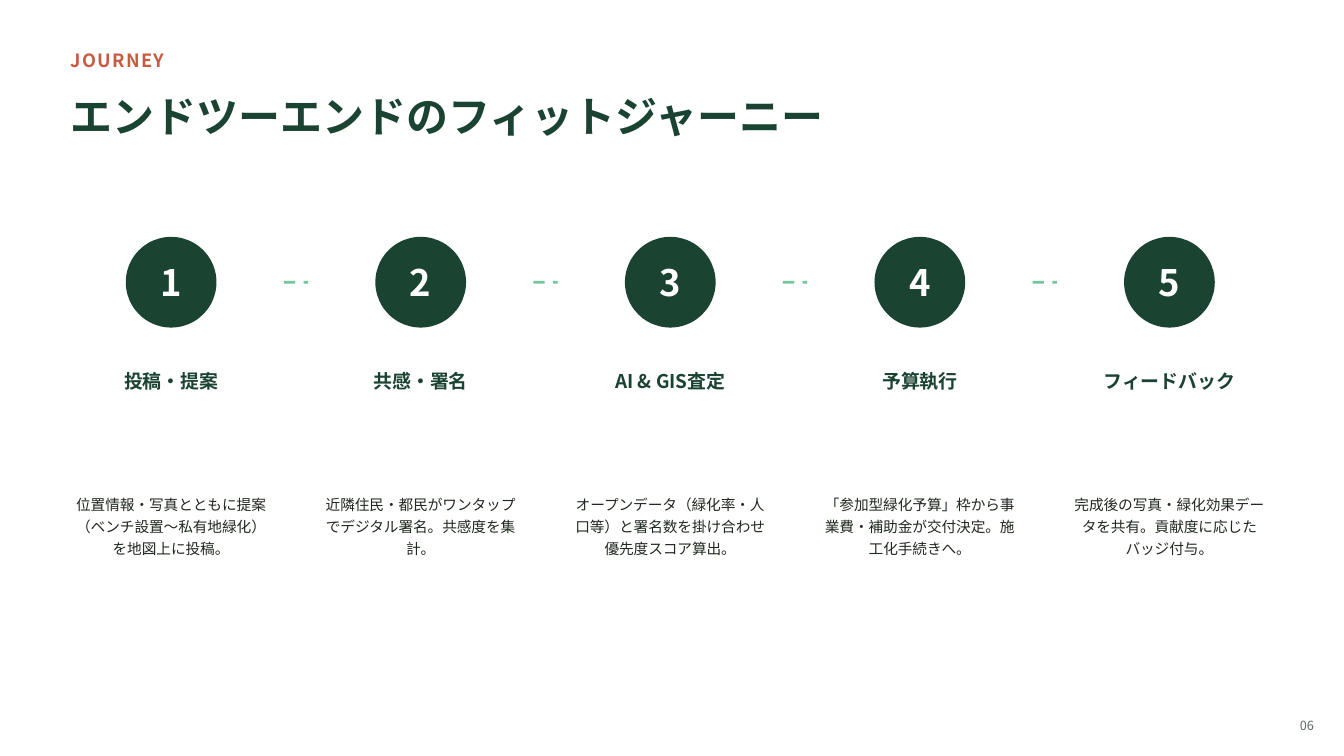
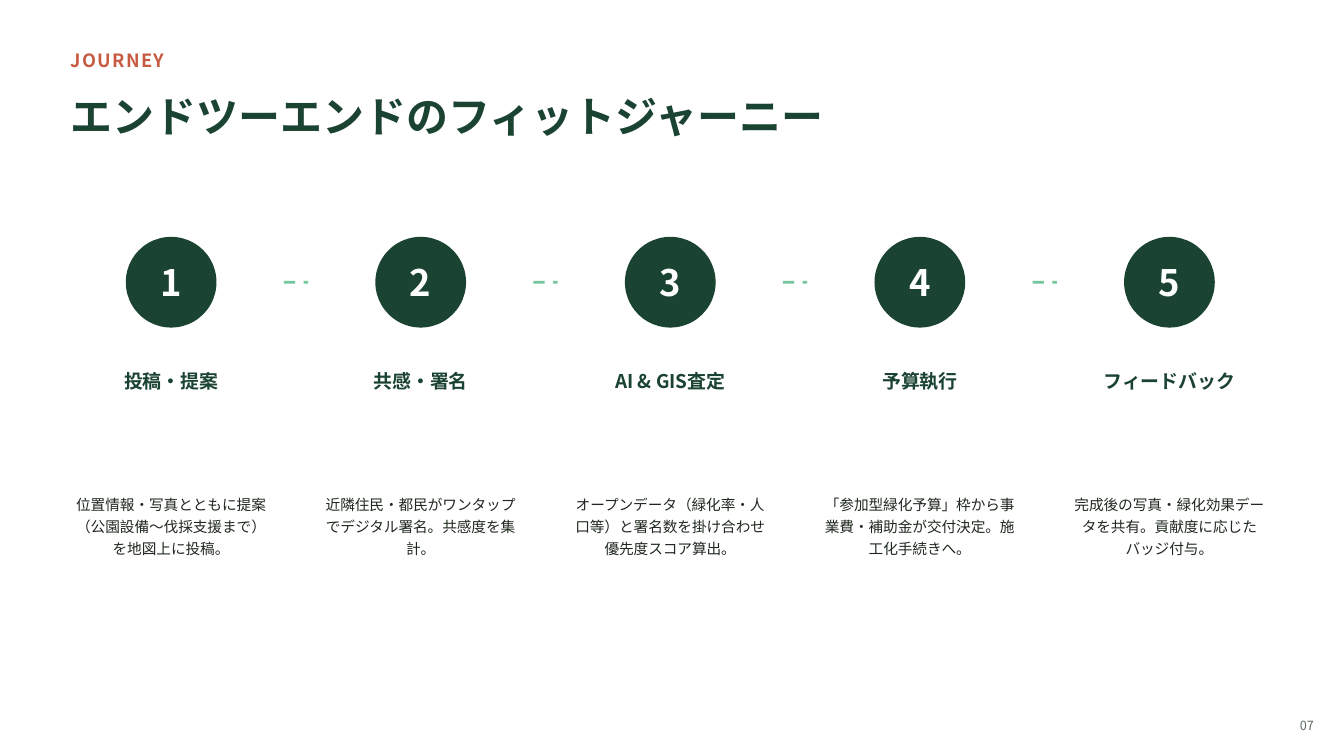
Before and after one commit to yusei-onodera-ac/GreenBois, a slide deck: slide 7 of docs/presentation/GreenVoice_TOKYO.pptx (slide 6 before the commit). Drawn at 1344x756 pixels with LibreOffice and Linux fonts; fonts in the diff are those of the drawing. Boxes give left, top, right and bottom in pixels: in the first picture for what was removed or moved away, otherwise in the second. Text is boxed around its words. In the diff, an @@ line names an element or a change of style, - is before the commit and + after.

```diff
--- a/docs/presentation/GreenVoice_TOKYO.pptx
+++ b/docs/presentation/GreenVoice_TOKYO.pptx
@@ text at [76, 497, 266, 555]: text changed @@
-位置情報・写真とともに提案（ベンチ設置〜私有地緑化）を地図上に投稿。
+位置情報・写真とともに提案（公園設備〜伐採支援まで）を地図上に投稿。
@@ text at [1300, 720, 1314, 730]: text changed @@
-06
+07
```
Also in this commit, not shown: 14 other slides changed, 1 slide added, 7 other files.
